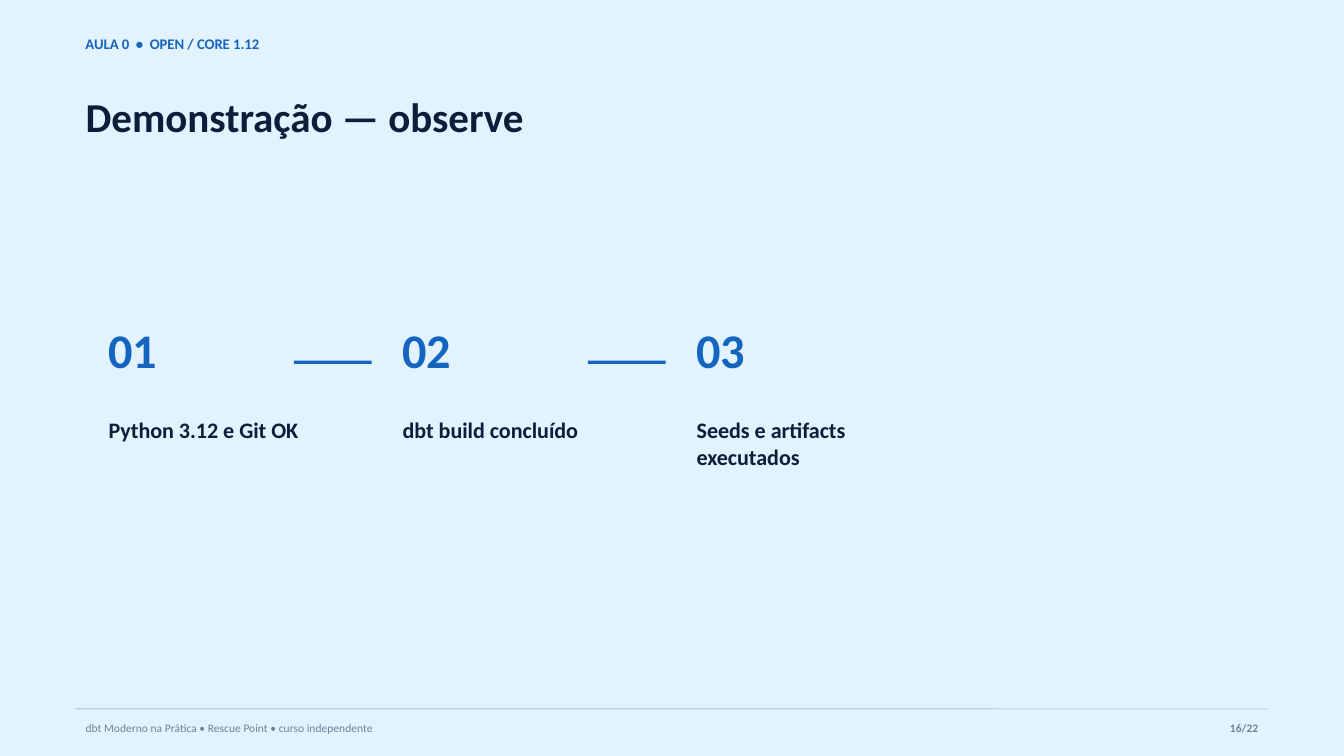
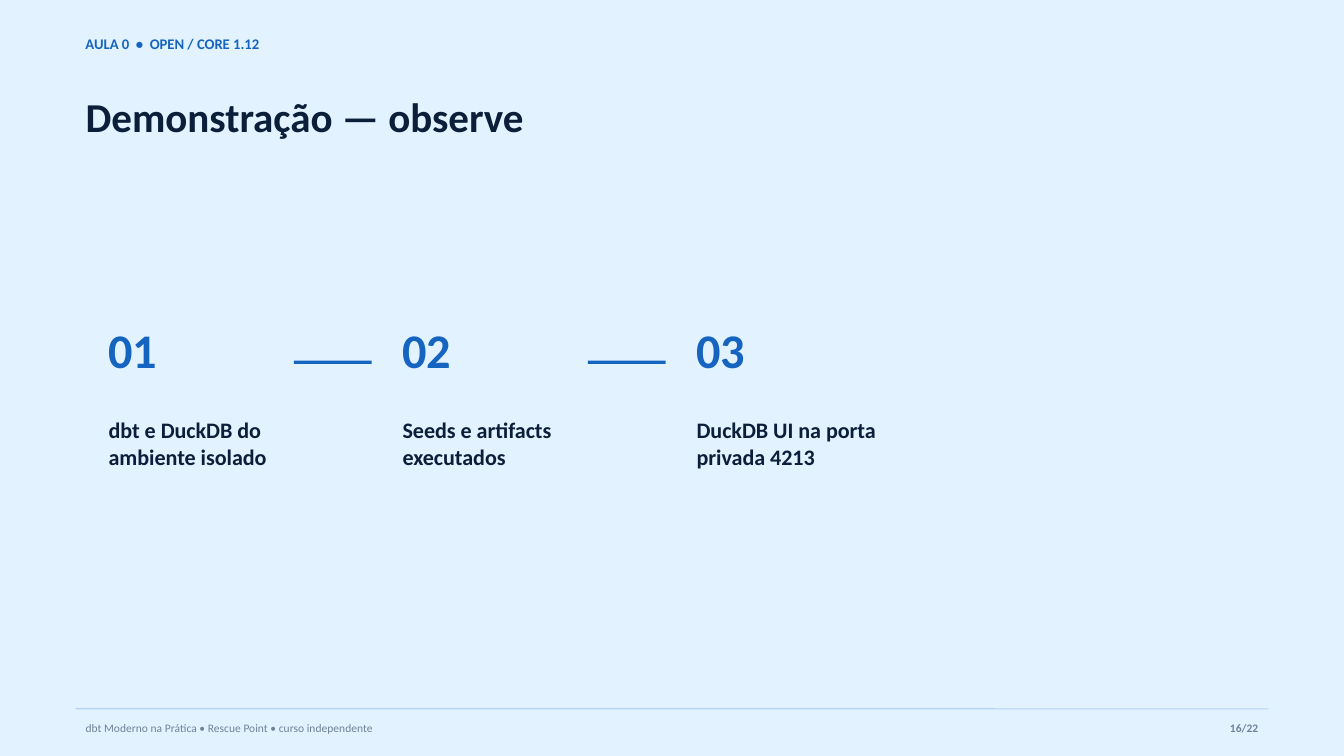
Before and after one commit to AnselmoBorges/dbt-moderno-na-pratica, a slide deck: slide 16 of assets/decks/aula-00-ambiente.pptx. Drawn at 1344x756 pixels with LibreOffice and Linux fonts; fonts in the diff are those of the drawing. Boxes give left, top, right and bottom in pixels: in the first picture for what was removed or moved away, otherwise in the second. Text is boxed around its words. In the diff, an @@ line names an element or a change of style, - is before the commit and + after.

Commit message:
docs: alinha Aula 0 com DuckDB UI

```diff
--- a/assets/decks/aula-00-ambiente.pptx
+++ b/assets/decks/aula-00-ambiente.pptx
@@ text at (x1=109, y1=422, x2=267, y2=465): text changed @@
-Python 3.12 e Git OK
+dbt e DuckDB do ambiente isolado
@@ text at (x1=403, y1=422, x2=552, y2=465): text changed @@
-dbt build concluído
+Seeds e artifacts executados
@@ text at (x1=697, y1=422, x2=876, y2=469): text changed @@
-Seeds e artifacts executados
+DuckDB UI na porta privada 4213
```
Also in this commit, not shown: 8 other slides changed, 6 other files.
